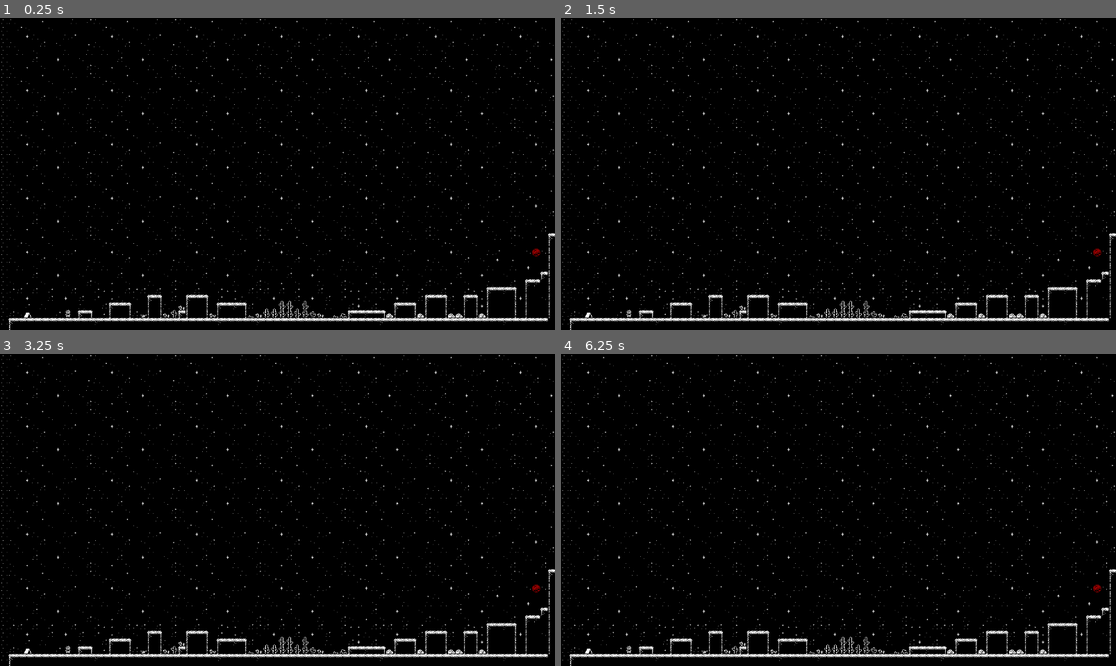
Above: before the commit, frames 1-4 (two rows, left to right).
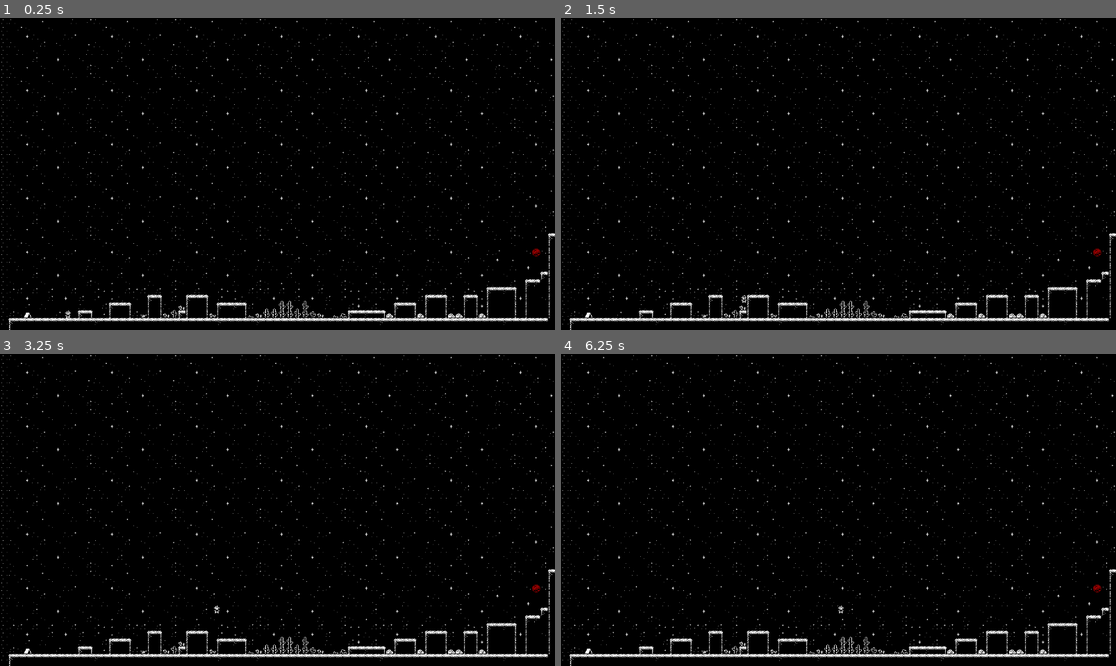
Above: after the commit, the same moments.

Repository: Tortiz-CSUF/western-noir-platformer
Game: Godot game, scene res://Sample_Scene.tscn
Two runs of this game, one before a commit and one after it. Both use one fixed random seed, a clock stepped at 60 frames per second and the inputs below.
Inputs:
- Up to frame 1 (0.25 s): no input
- Up to frame 2 (1.5 s): tap Enter (ui_accept) at 0.5, 0.6, 0.77, 1.07, 1.35 s; hold Right (ui_right) from 0.53 s (still down)
- Up to frame 3 (3.25 s): tap Enter (ui_accept) at 1.52, 1.82, 2, 2.1, 2.75, 2.85, 3.02 s; release Right (ui_right) at 2.03 s; hold Left (ui_left) 2.03-2.78 s; hold Right (ui_right) from 2.78 s (still down)
- Up to frame 4 (6.25 s): tap Enter (ui_accept) at 3.32, 3.5, 3.6, 3.77, 4.07, 4.25, 4.35, 4.52, 4.82, 5, 5.1, 5.85, 6.02 s; release Right (ui_right) at 4.28 s; hold Left (ui_left) 4.28-5.03 s; hold Right (ui_right) 5.03-5.78 s; hold Left (ui_left) from 5.78 s (still down)

The runs differ from the first frame. In frame 1, less than 0.1% of the frame differs, in the area x 11-13%, y 93-97%; in frame 2, less than 0.1%; in frame 3, less than 0.1%; in frame 4, less than 0.1%, in the area x 11-51%, y 80-96%.

Commit message:
Key map and Movement Script
setup the key map for player input
- Move left (A, <-)
- Move right (D, ->)
- Jump (Space, Up Arrow)

Started movement script. Using Godot default script for now, will refactor later.

Diff:
--- /dev/null
+++ b/Player_Movement.gd
@@ -0,0 +1,25 @@
+extends CharacterBody2D
+
+
+const SPEED = 300.0
+const JUMP_VELOCITY = -400.0
+
+
+func _physics_process(delta: float) -> void:
+	# Add the gravity.
+	if not is_on_floor():
+		velocity += get_gravity() * delta
+
+	# Handle jump.
+	if Input.is_action_just_pressed("ui_accept") and is_on_floor():
+		velocity.y = JUMP_VELOCITY
+
+	# Get the input direction and handle the movement/deceleration.
+	# As good practice, you should replace UI actions with custom gameplay actions.
+	var direction := Input.get_axis("ui_left", "ui_right")
+	if direction:
+		velocity.x = direction * SPEED
+	else:
+		velocity.x = move_toward(velocity.x, 0, SPEED)
+
+	move_and_slide()
--- a/Sample_Scene.tscn
+++ b/Sample_Scene.tscn
@@ -1,6 +1,7 @@
-[gd_scene load_steps=23 format=4 uid="uid://c6xnf7a2c3a4i"]
+[gd_scene load_steps=24 format=4 uid="uid://c6xnf7a2c3a4i"]
 
 [ext_resource type="Texture2D" uid="uid://d4igqwd36b3tk" path="res://Assets/Sprites/Environment/enviornment_tiles.png" id="1_cnyu5"]
+[ext_resource type="Script" uid="uid://olgq1jurnyuh" path="res://Player_Movement.gd" id="1_hukh1"]
 [ext_resource type="Texture2D" uid="uid://cxtcyo22ktw38" path="res://Assets/Sprites/Player/cowboy_sheet.png" id="1_pwygt"]
 
 [sub_resource type="AtlasTexture" id="AtlasTexture_hukh1"]
@@ -255,15 +256,16 @@
 position = Vector2(575, 325)
 scale = Vector2(0.20000488, -0.31999886)
 
-[node name="CharacterBody2D" type="CharacterBody2D" parent="."]
+[node name="Player" type="CharacterBody2D" parent="."]
 position = Vector2(140, 615)
-
-[node name="AnimatedSprite2D" type="AnimatedSprite2D" parent="CharacterBody2D"]
+script = ExtResource("1_hukh1")
+
+[node name="AnimatedSprite2D" type="AnimatedSprite2D" parent="Player"]
 sprite_frames = SubResource("SpriteFrames_1rndv")
 animation = &"Idle"
-frame_progress = 0.11191014
-
-[node name="CollisionShape2D" type="CollisionShape2D" parent="CharacterBody2D"]
+frame_progress = 0.78189933
+
+[node name="CollisionShape2D" type="CollisionShape2D" parent="Player"]
 position = Vector2(0, -0.5)
 shape = SubResource("RectangleShape2D_os7e2")
 
--- a/project.godot
+++ b/project.godot
@@ -15,6 +15,27 @@
 config/features=PackedStringArray("4.5", "Forward Plus")
 config/icon="res://icon.svg"
 
+[input]
+
+move_left={
+"deadzone": 0.2,
+"events": [Object(InputEventKey,"resource_local_to_scene":false,"resource_name":"","device":0,"window_id":0,"alt_pressed":false,"shift_pressed":false,"ctrl_pressed":false,"meta_pressed":false,"pressed":false,"keycode":0,"physical_keycode":65,"key_label":0,"unicode":0,"location":0,"echo":false,"script":null)
+, Object(InputEventKey,"resource_local_to_scene":false,"resource_name":"","device":-1,"window_id":0,"alt_pressed":false,"shift_pressed":false,"ctrl_pressed":false,"meta_pressed":false,"pressed":false,"keycode":0,"physical_keycode":4194319,"key_label":0,"unicode":0,"location":0,"echo":false,"script":null)
+]
+}
+move_right={
+"deadzone": 0.2,
+"events": [Object(InputEventKey,"resource_local_to_scene":false,"resource_name":"","device":-1,"window_id":0,"alt_pressed":false,"shift_pressed":false,"ctrl_pressed":false,"meta_pressed":false,"pressed":false,"keycode":0,"physical_keycode":68,"key_label":0,"unicode":100,"location":0,"echo":false,"script":null)
+, Object(InputEventKey,"resource_local_to_scene":false,"resource_name":"","device":-1,"window_id":0,"alt_pressed":false,"shift_pressed":false,"ctrl_pressed":false,"meta_pressed":false,"pressed":false,"keycode":0,"physical_keycode":4194321,"key_label":0,"unicode":0,"location":0,"echo":false,"script":null)
+]
+}
+jump={
+"deadzone": 0.2,
+"events": [Object(InputEventKey,"resource_local_to_scene":false,"resource_name":"","device":0,"window_id":0,"alt_pressed":false,"shift_pressed":false,"ctrl_pressed":false,"meta_pressed":false,"pressed":false,"keycode":0,"physical_keycode":32,"key_label":0,"unicode":0,"location":0,"echo":false,"script":null)
+, Object(InputEventKey,"resource_local_to_scene":false,"resource_name":"","device":-1,"window_id":0,"alt_pressed":false,"shift_pressed":false,"ctrl_pressed":false,"meta_pressed":false,"pressed":false,"keycode":0,"physical_keycode":4194320,"key_label":0,"unicode":0,"location":0,"echo":false,"script":null)
+]
+}
+
 [rendering]
 
 textures/canvas_textures/default_texture_filter=0
Not shown, added: Player_Movement.gd.uid
